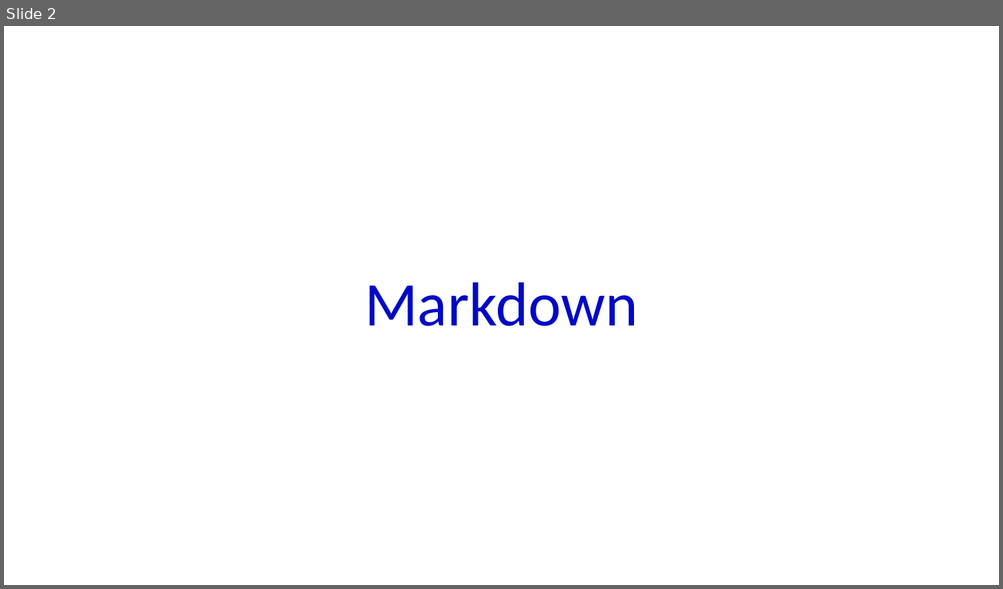
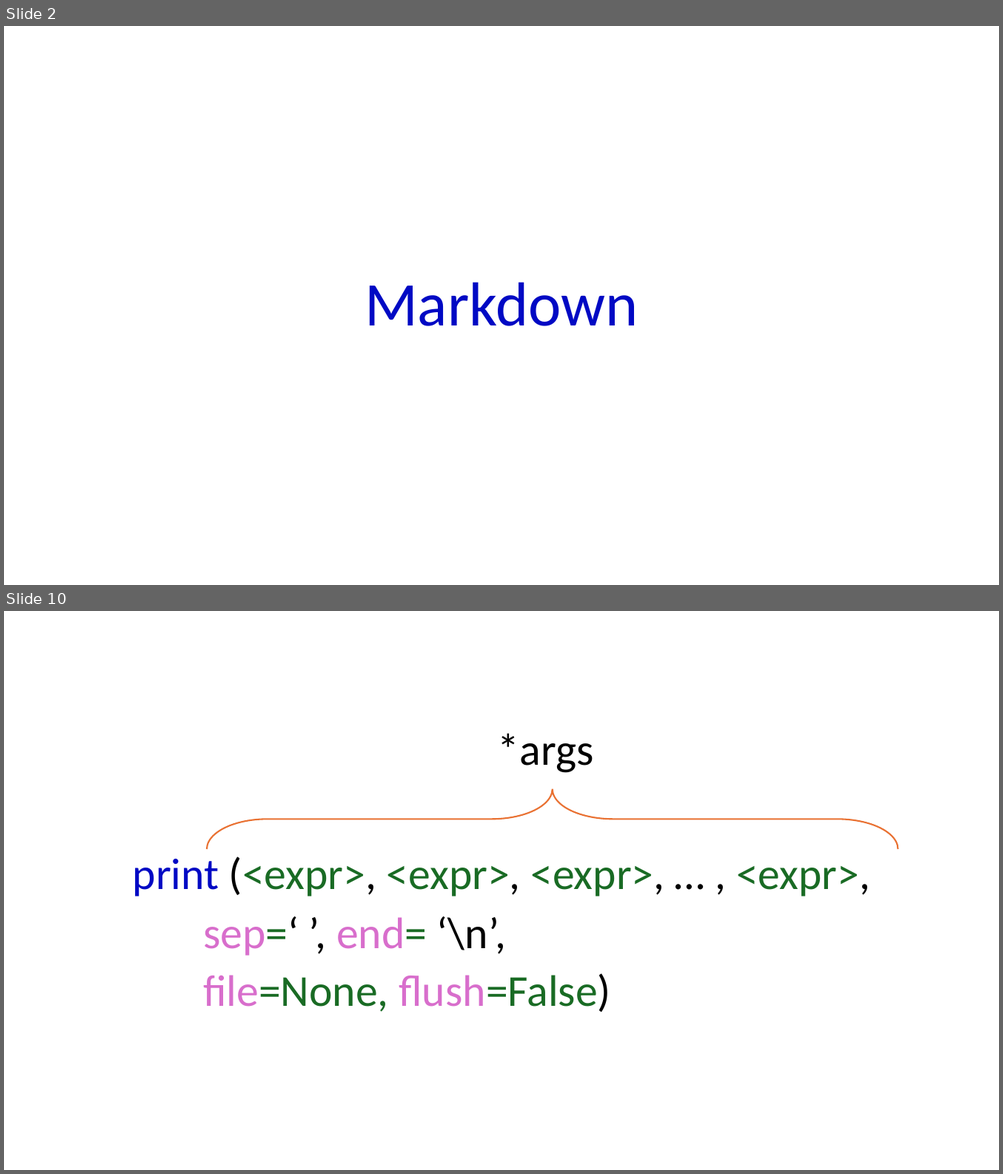
Before and after one commit to marslearnings/Machine-Learning-With-Python, a slide deck: ppt/Python.pptx. Shown one above the other, each under a label of ours: slide 2 before the commit, slides 2 and 10 after it; the slides between them are not shown. The pictures are 1003x589 and 1003x1174 pixels, drawn with LibreOffice and Linux fonts; fonts in the diff are those of the drawing. Boxes give left, top, right and bottom in pixels: in the first picture for what was removed or moved away, otherwise in the second. Text is boxed around its words. In the diff, an @@ line names an element or a change of style, - is before the commit and + after.

Commit message:
added new concept print statements

```diff
--- a/ppt/Python.pptx
+++ b/ppt/Python.pptx
@@ slide 10 added at <box>4,611,999,1170</box>, background #FFFFFF @@
@@ text added at <box>498,733,594,773</box>, 64 pt, text #000000 @@
+*args
@@ left brace added at <box>207,789,898,849</box>, outline #E97132 2.25 pt @@
@@ text added at <box>133,857,870,897</box>, 64 pt, text #196B24 @@
+print (<expr>, <expr>, <expr>, … , <expr>,
@@ text added at <box>203,917,611,1012</box>, 64 pt, text #D86ECC @@
+sep=‘ ’, end= ‘\n’,
+file=None, flush=False)
```
Also in this commit, not shown: 10 other slides added, 4 other files.
